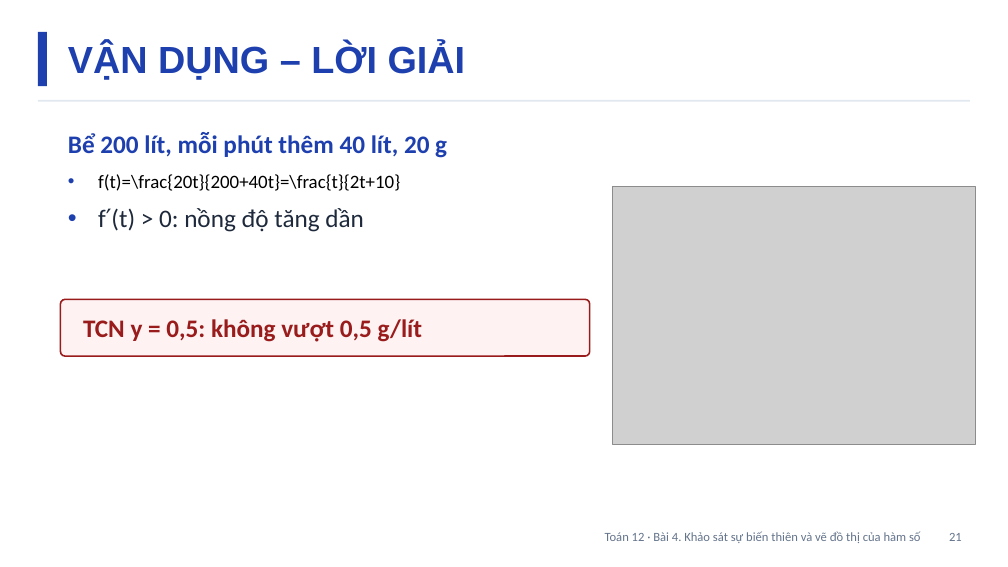
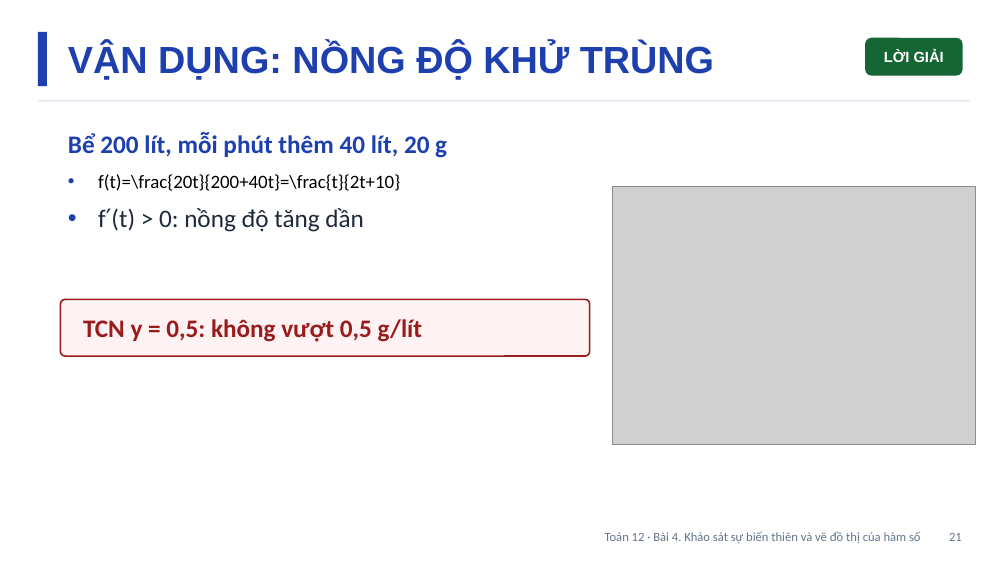
Before and after one commit to Trangtu66/Taode_thi_online, a slide deck: slide 21 of slide/Slide_TOAN12_Bai4_T14-18.pptx. Drawn at 1008x567 pixels with LibreOffice and Linux fonts; fonts in the diff are those of the drawing; grey boxes stand for pictures. Boxes give left, top, right and bottom in pixels: in the first picture for what was removed or moved away, otherwise in the second. Text is boxed around its words. In the diff, an @@ line names an element or a change of style, - is before the commit and + after.

```diff
--- a/slide/Slide_TOAN12_Bai4_T14-18.pptx
+++ b/slide/Slide_TOAN12_Bai4_T14-18.pptx
@@ text at (68, 44, 714, 80): text changed @@
-VẬN DỤNG – LỜI GIẢI
+VẬN DỤNG: NỒNG ĐỘ KHỬ TRÙNG
@@ rounded rectangle added at (865, 38, 963, 76), fill #166534, 14 pt, text #FFFFFF, bold @@
+LỜI GIẢI
```
Also in this commit, not shown: 13 other slides changed, 9 other files.
